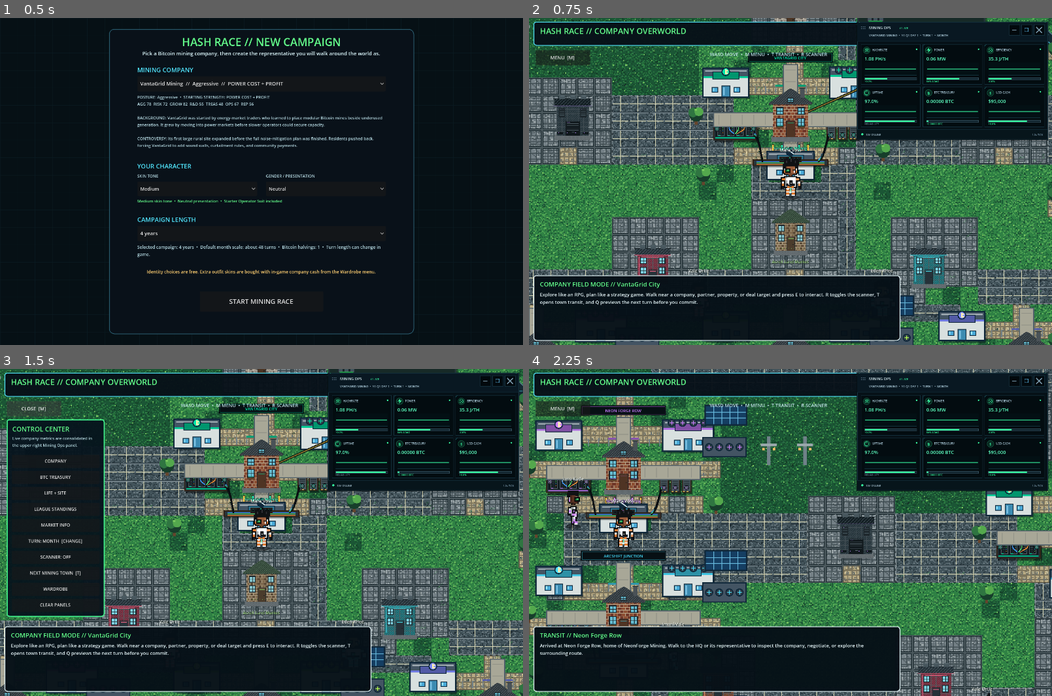
Above: before the commit, frames 1-4 (two rows, left to right).
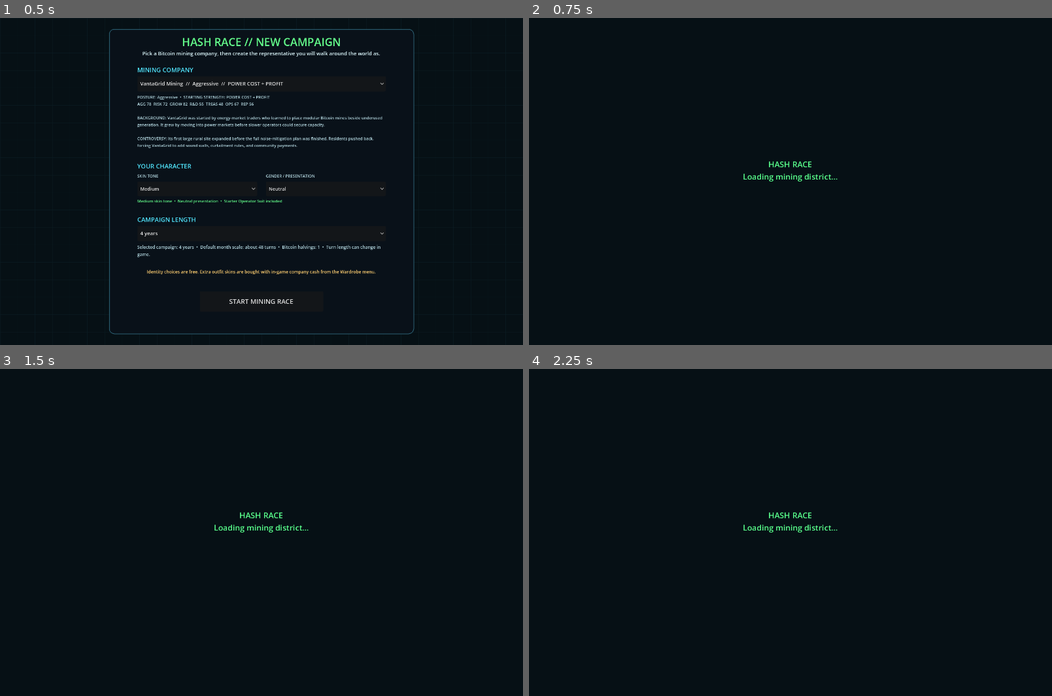
Above: after the commit, the same moments.

Repository: 1freetech/HashRace
Game: Godot game, scene res://scenes/campaign_setup.tscn
Same seed, same stepped clock (60 frames per second), same inputs: the game is played once before the commit and once after it.
Inputs (mouse positions are in pixels of both pictures, inside the frame that each line leads up to):
- Up to frame 1 (0.5 s): no input
- Up to frame 2 (0.75 s): click "START MINING RACE" at 0.5 s
- Up to frame 3 (1.5 s): click (31, 408) at 1.25 s, where only the run before the commit has a clickable "MENU [M]"
- Up to frame 4 (2.25 s): click (586, 571) at 2 s, where only the run before the commit has a clickable "NEXT MINING TOWN [T]"

Frame 1 is identical in both runs. In frame 2, 70% of the frame differs, in the area x 0-100%, y 0-100%; in frame 3, 60%; in frame 4, 69%.
Error after the commit: Parse Error: Function "request_end_quarter()" not found in base self. (res://scripts/world_v086.gd:20)

Commit message:
Make the v0.086 turn-preview correction the live Godot world entry point so keyboard turn settlement follows the same two-step preview and confirmation flow as the on-screen control.

Diff:
--- a/Godot/scenes/world.tscn
+++ b/Godot/scenes/world.tscn
@@ -1,7 +1,7 @@
 [gd_scene load_steps=3 format=3]
 
-; world_v085.gd -> world_v082.gd -> res://scripts/world_v073.gd -> world_v072.gd -> existing visual/gameplay stack. v0.085 adds a safe Space-to-preview/confirm turn shortcut while preserving the v0.082 microtile visuals, v0.080 hard pixel/depth contract, negotiation, infrastructure, simulation, and Mining Ops HUD.
-[ext_resource path="res://scripts/world_v085.gd" type="Script" id="1_world"]
+; world_v086.gd -> world_v085.gd -> world_v082.gd -> existing visual/gameplay stack. v0.086 routes the Space shortcut through the same preview/confirmation gate as the visible End Turn control while preserving the v0.085 focus safety and existing mining simulation.
+[ext_resource path="res://scripts/world_v086.gd" type="Script" id="1_world"]
 [ext_resource path="res://scripts/live_treasury_controls.gd" type="Script" id="2_treasury"]
 
 [node name="HashRaceRPGStrategyWorld" type="Node2D"]
